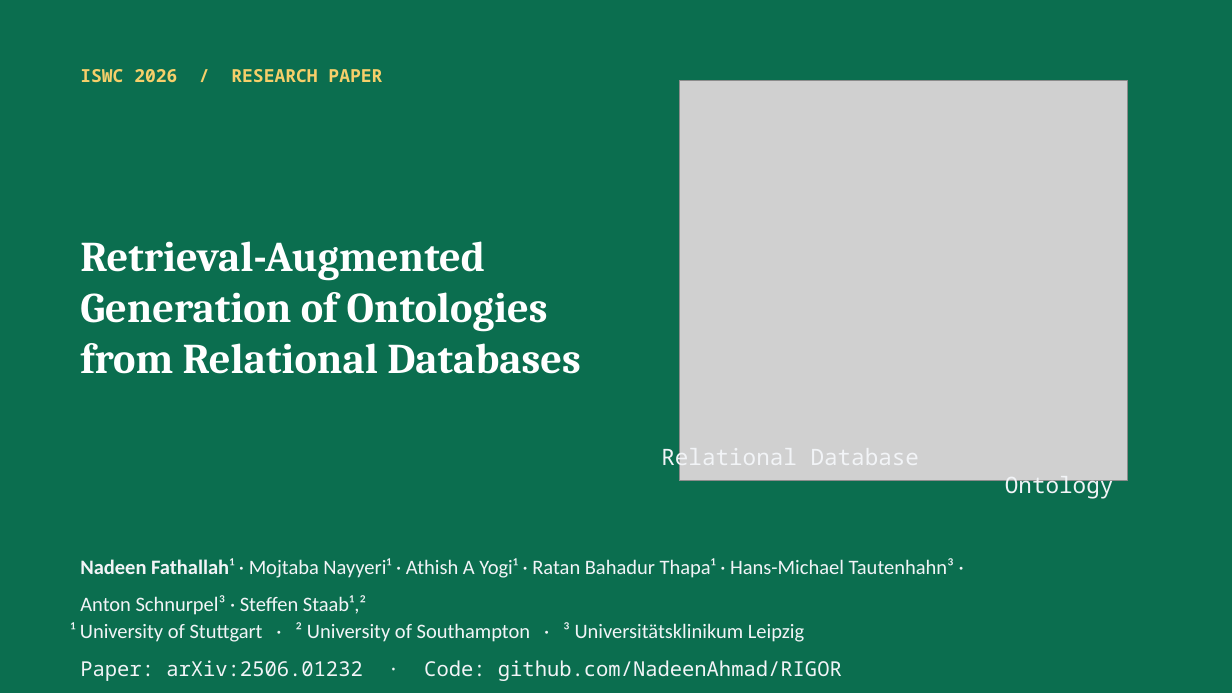
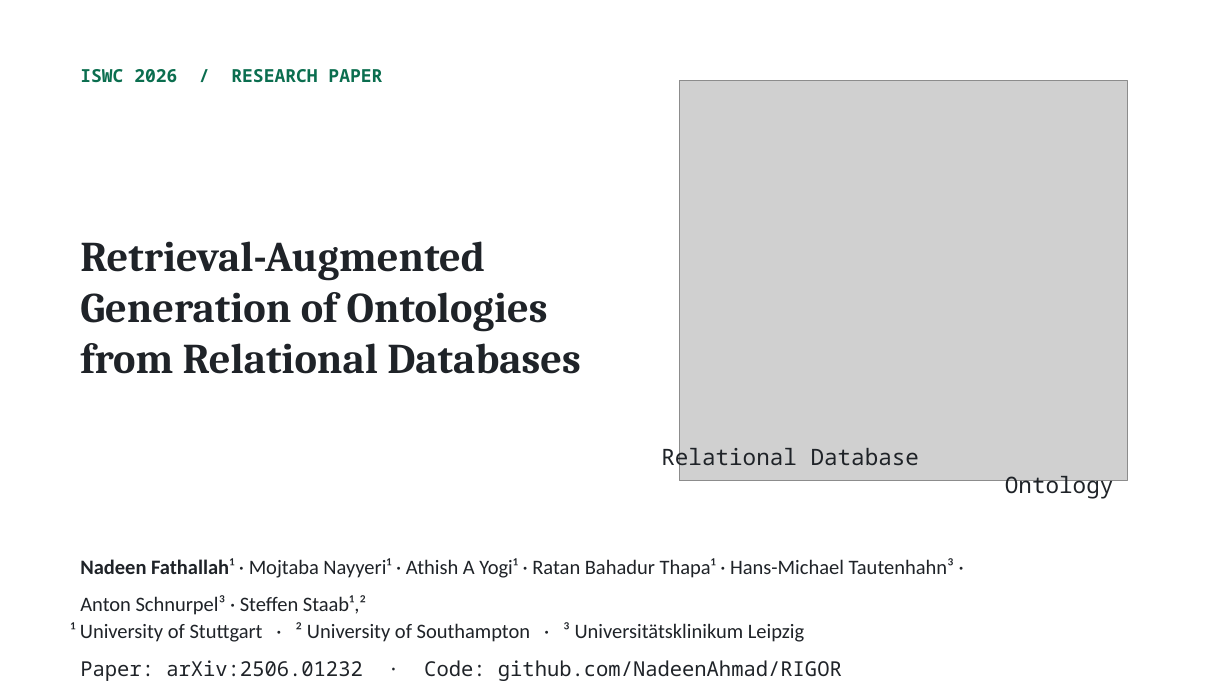
Before and after one commit to NadeenAhmad/rigor_private, a slide deck: slide 1 of presentation/RIGOR_ISWC2026.pptx. Drawn at 1232x693 pixels with LibreOffice and Linux fonts; fonts in the diff are those of the drawing; grey boxes stand for pictures. Boxes give left, top, right and bottom in pixels: in the first picture for what was removed or moved away, otherwise in the second. Text is boxed around its words. In the diff, an @@ line names an element or a change of style, - is before the commit and + after.

```diff
--- a/presentation/RIGOR_ISWC2026.pptx
+++ b/presentation/RIGOR_ISWC2026.pptx
@@ background #0B6E4F to #FFFFFF @@
@@ text "ISWC 2026 / RESEARCH PAPER" at [80, 69, 382, 83]: text colour #F6CF6A to #0B6E4F @@
@@ text "Retrieval-Augmented" at [80, 241, 581, 374]: text colour #FFFFFF to #1F2328 @@
@@ text colour #F2F4F7 to #1F2328 in 5 elements at [80, 558, 954, 615], [70, 622, 804, 642], [80, 660, 842, 681], [661, 445, 919, 472], [1005, 476, 1113, 499] @@
```
Also in this commit, not shown: 15 other slides changed, 8 other files.
